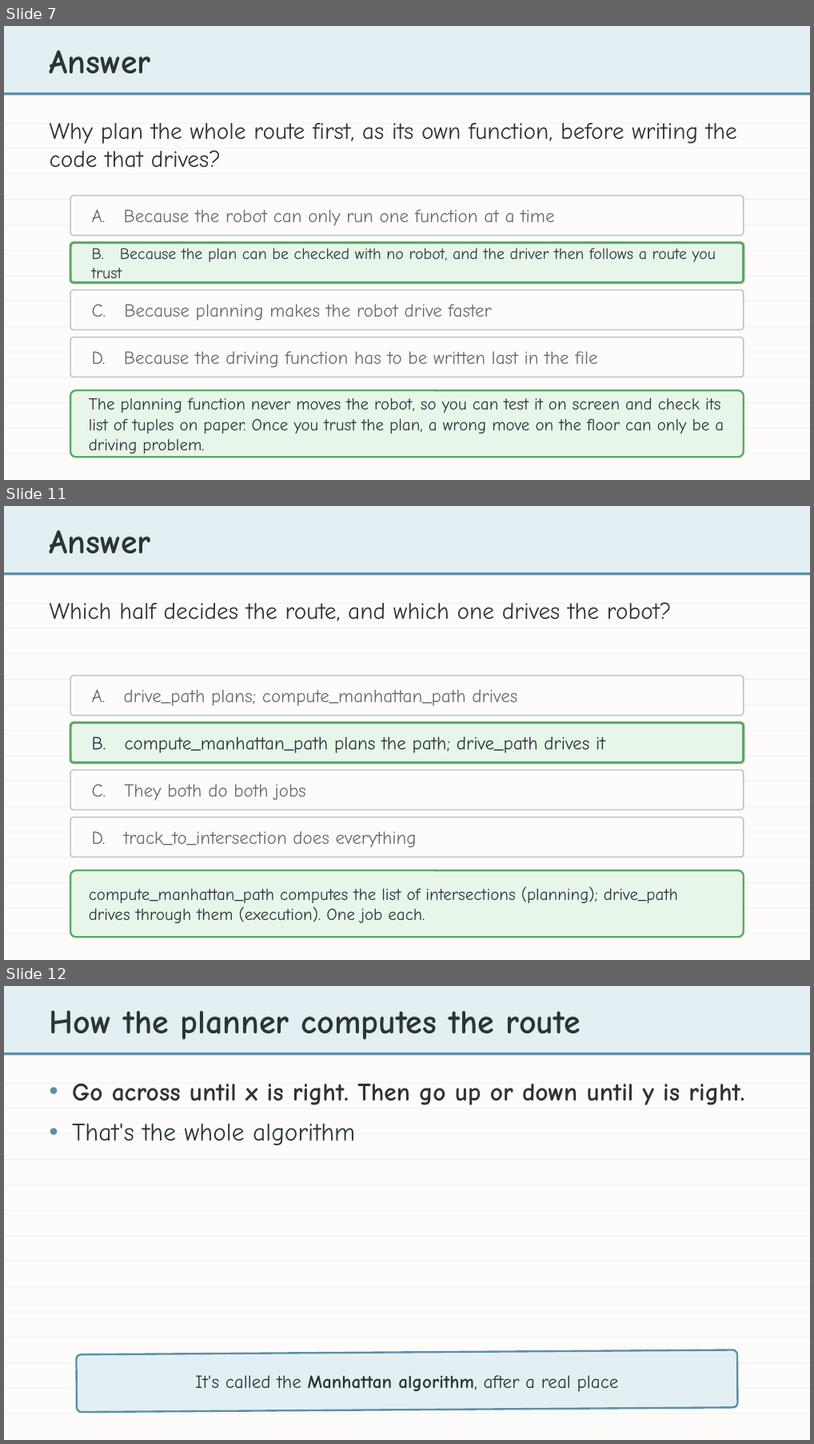
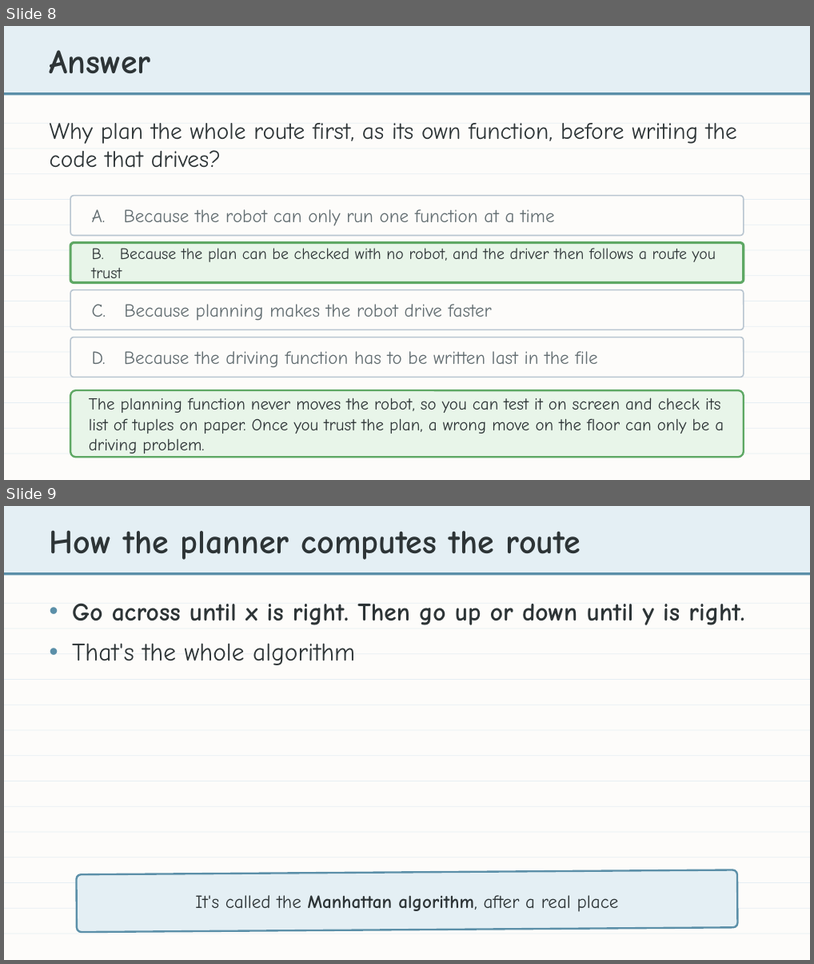
Before and after one commit to bradamiller/LearningPython, a slide deck: static/slides/module-04-manhattan/module-4-lesson-00-overview.pptx. Shown one above the other, each under a label of ours: slides 7, 11 and 12 before the commit, slides 8 and 9 after it; the slides between them are not shown. The pictures are 814x1444 and 814x964 pixels, drawn with LibreOffice and Linux fonts; fonts in the diff are those of the drawing. Boxes give left, top, right and bottom in pixels: in the first picture for what was removed or moved away, otherwise in the second. Text is boxed around its words. In the diff, an @@ line names an element or a change of style, - is before the commit and + after.

```diff
--- a/static/slides/module-04-manhattan/module-4-lesson-00-overview.pptx
+++ b/static/slides/module-04-manhattan/module-4-lesson-00-overview.pptx
@@ slide 11 removed at <box>4,506,810,960</box>, background #FDFCFA @@
@@ rectangle removed at <box>4,506,810,572</box> @@
@@ text removed at <box>50,530,151,553</box> @@
-Answer
@@ rectangle removed at <box>4,572,810,575</box> @@
@@ rectangle removed at <box>4,603,810,604</box> @@
@@ text removed at <box>50,602,672,621</box> @@
-Which half decides the route, and which one drives the robot?
@@ rectangle removed at <box>4,628,810,629</box> @@
@@ rectangle removed at <box>4,654,810,654</box> @@
@@ rectangle removed at <box>4,679,810,680</box> @@
@@ rounded rectangle removed at <box>70,676,744,716</box> @@
@@ text removed at <box>92,689,518,706</box> @@
-A. drive_path plans; compute_manhattan_path drives
@@ rectangle removed at <box>4,704,810,705</box> @@
@@ rectangle removed at <box>4,730,810,731</box> @@
@@ rounded rectangle removed at <box>70,723,744,763</box> @@
@@ text removed at <box>92,736,606,753</box> @@
-B. compute_manhattan_path plans the path; drive_path drives it
@@ rectangle removed at <box>4,756,810,756</box> @@
@@ rectangle removed at <box>4,780,810,781</box> @@
@@ rounded rectangle removed at <box>70,770,744,810</box> @@
@@ text removed at <box>92,784,306,800</box> @@
-C. They both do both jobs
@@ rectangle removed at <box>4,806,810,807</box> @@
@@ rounded rectangle removed at <box>70,817,744,857</box> @@
@@ rectangle removed at <box>4,832,810,832</box> @@
@@ text removed at <box>92,831,417,848</box> @@
-D. track_to_intersection does everything
@@ rectangle removed at <box>4,857,810,857</box> @@
@@ rectangle removed at <box>4,882,810,883</box> @@
@@ rounded rectangle removed at <box>70,870,744,936</box> @@
@@ text removed at <box>89,886,678,923</box> @@
-compute_manhattan_path computes the list of intersections (planning); drive_path drives through them (execution). One job each.
@@ rectangle removed at <box>4,908,810,908</box> @@
@@ rectangle removed at <box>4,933,810,934</box> @@
@@ what was slide 7 is now slide 8 @@
@@ what was slide 12 is now slide 9 @@
```
Also in this commit, not shown: 1 slide changed, 2 other slides removed, 6 other files.
